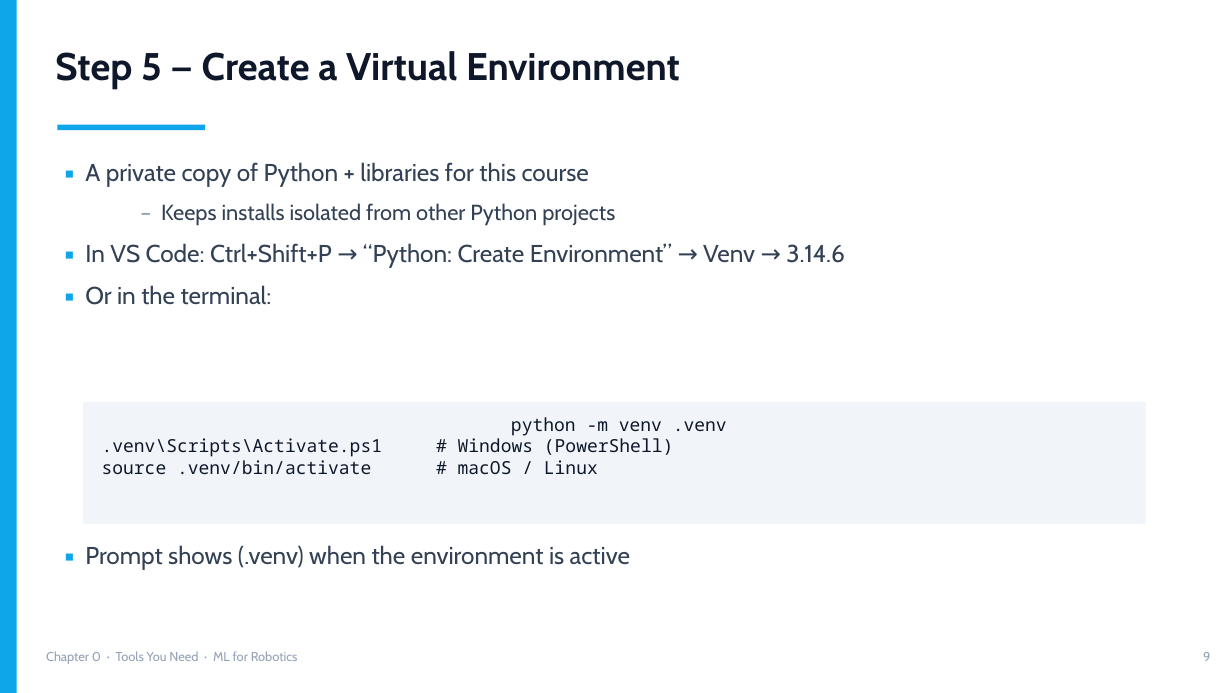
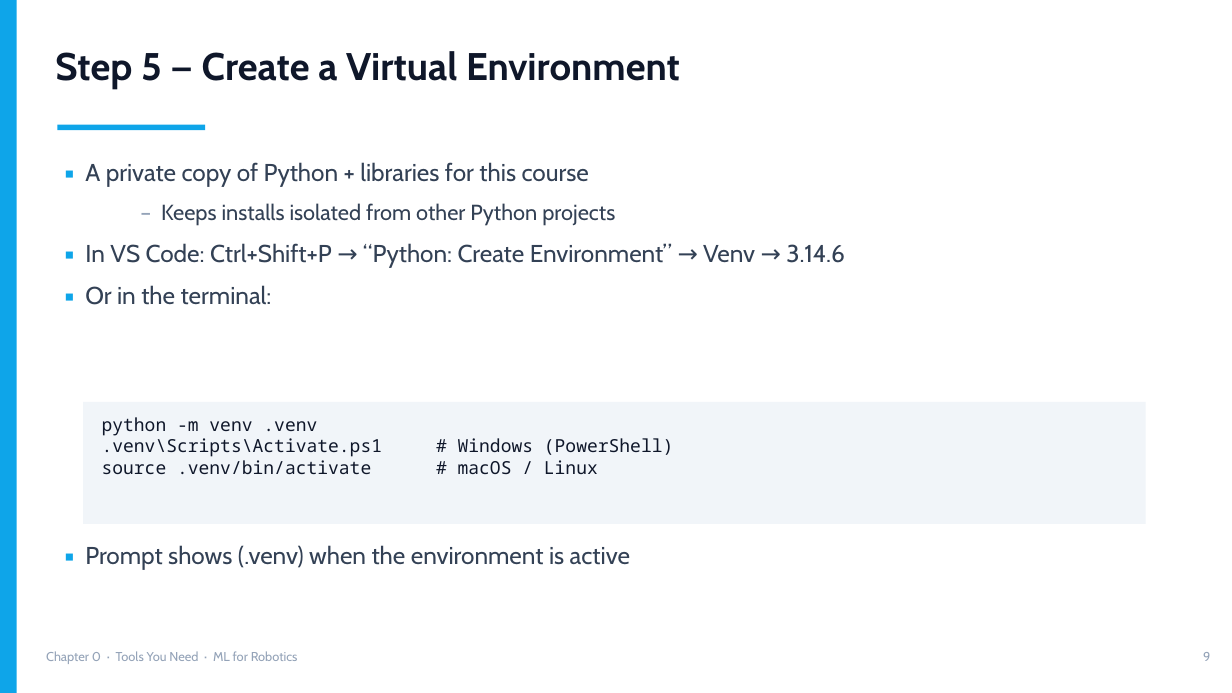
Before and after one commit to neel429/ml-for-robotics-, a slide deck: slide 9 of Ch0_Tools_You_Need.pptx. Drawn at 1232x693 pixels with LibreOffice and Linux fonts; fonts in the diff are those of the drawing. Boxes give left, top, right and bottom in pixels: in the first picture for what was removed or moved away, otherwise in the second. Text is boxed around its words. In the diff, an @@ line names an element or a change of style, - is before the commit and + after.

```diff
--- a/Ch0_Tools_You_Need.pptx
+++ b/Ch0_Tools_You_Need.pptx
@@ text in rectangle at bbox=[102, 417, 317, 436]: alignment centre to left @@
```
Also in this commit, not shown: 7 other slides changed, 4 other files.
